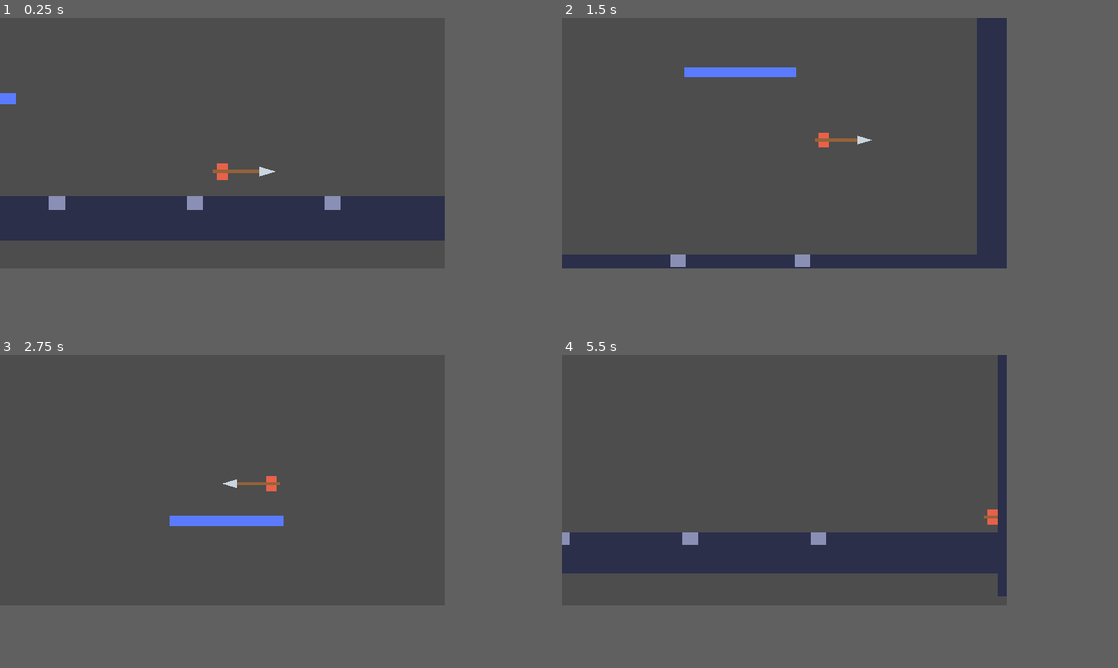
Above: before the commit, frames 1-4 (two rows, left to right).
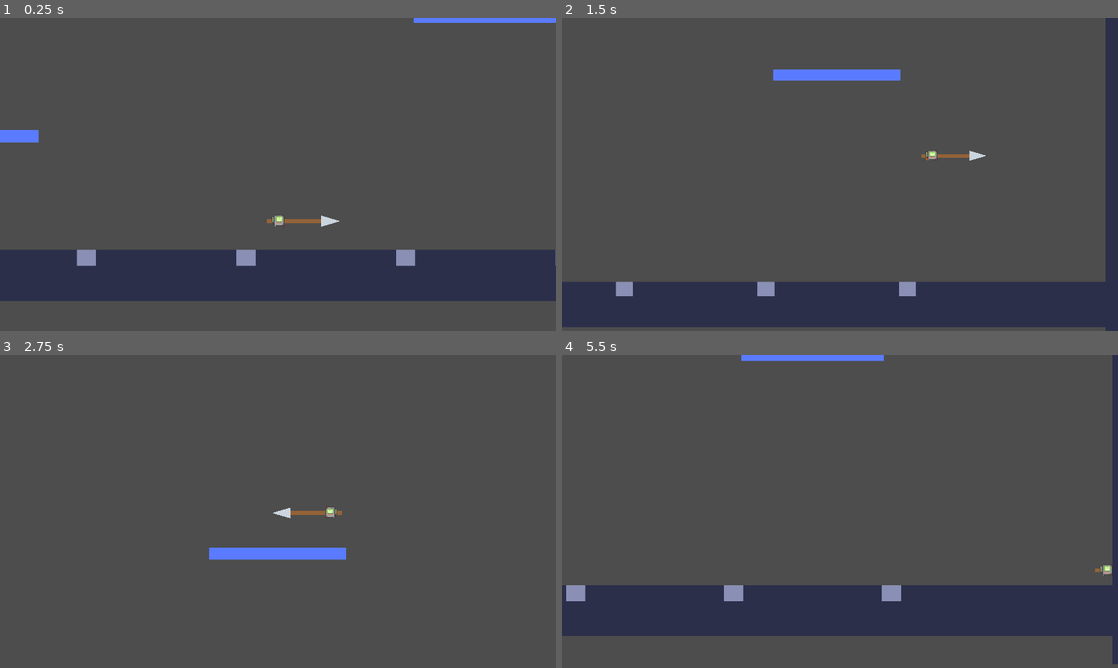
Above: after the commit, the same moments.

Repository: danpokhrel/Prototype3
Game: Godot game, scene res://scenes/main.tscn
The game is run twice, just before and just after one commit, with the same random seed, the same clock (stepped at 60 frames per second) and the same inputs.
Inputs (mouse positions are in pixels of both pictures, inside the frame that each line leads up to):
- Up to frame 1 (0.25 s): no input
- Up to frame 2 (1.5 s): move the mouse to (884, 130) at 0.52 s; hold D (move_right) from 0.53 s (still down); tap Shift (dash) at 0.6, 1.35 s; click (884, 130) at 0.67 s; tap Space (jump) at 0.77, 1.07 s; move the mouse to (695, 155) at 1.27 s
- Up to frame 3 (2.75 s): tap Space (jump) at 1.52, 1.82 s; move the mouse to (266, 423) at 2.02 s; release D (move_right) at 2.03 s; hold A (move_left) from 2.03 s (still down); tap Shift (dash) at 2.1 s
- Up to frame 4 (5.5 s): move the mouse to (762, 530) at 2.77 s; release A (move_left) at 2.78 s; hold D (move_right) 2.78-4.28 s; tap Shift (dash) every 0.75 s from 2.85 to 5.1 s; click (762, 530) at 2.92 s; tap Space (jump) at 3.02, 3.32, 3.77, 4.07, 4.52, 4.82 s; move the mouse to (917, 517) at 3.52 s; move the mouse to (650, 442) at 4.27 s; hold A (move_left) 4.28-5.03 s; move the mouse to (806, 480) at 5.02 s; hold D (move_right) from 5.03 s (still down); click (806, 480) at 5.17 s
In our replay, the window is 640x360 before the commit and 800x450 after it. These sizes can differ from the game's own. Grey fills any space a smaller window leaves; there, only what the larger window draws over its background counts as a difference.

The runs differ from the first frame. In frame 1, 29% of the frame differs, in the area x 0-100%, y 0-91%; in frame 2, 25%; in frame 3, 2.1%; in frame 4, 29%, in the area x 0-100%, y 0-99%.

Commit message:
Added player sprite + adjusted camera
- Created animation sprite for player, with script
- Included tilemap layer with tileset
- Adjusted camera settings to accommodate for smaller sprite
- Moved all scripts to folder
- Increased game screen size

Diff:
--- a/project.godot
+++ b/project.godot
@@ -16,8 +16,8 @@
 
 [display]
 
-window/size/viewport_width=640
-window/size/viewport_height=360
+window/size/viewport_width=1920
+window/size/viewport_height=1080
 window/stretch/mode="viewport"
 window/stretch/scale_mode="integer"
 
@@ -56,5 +56,6 @@
 
 [rendering]
 
+textures/canvas_textures/default_texture_filter=0
 renderer/rendering_method="gl_compatibility"
 renderer/rendering_method.mobile="gl_compatibility"
--- a/scenes/main.tscn
+++ b/scenes/main.tscn
@@ -1,11 +1,69 @@
 [gd_scene format=3 uid="uid://bw6b1cfyrd1kc"]
 
-[ext_resource type="PackedScene" path="res://scenes/player.tscn" id="1_player"]
+[ext_resource type="PackedScene" uid="uid://c7kwgrdj2aytp" path="res://scenes/player.tscn" id="1_player"]
 [ext_resource type="Script" uid="uid://cssfrhj70r03i" path="res://scripts/level.gd" id="2_level"]
-[ext_resource type="Script" uid="uid://de3i0nw1lp21m" path="res://scenes/spear.gd" id="3_spear"]
-[ext_resource type="Script" uid="uid://tdfribu4vccb" path="res://scenes/static_body_2d.gd" id="4_static"]
+[ext_resource type="Script" uid="uid://de3i0nw1lp21m" path="res://scripts/spear.gd" id="3_spear"]
+[ext_resource type="Script" uid="uid://tdfribu4vccb" path="res://scripts/static_body_2d.gd" id="4_static"]
 [ext_resource type="Script" uid="uid://ce6kbgaia7nlr" path="res://scripts/player_camera.gd" id="5_camera"]
+[ext_resource type="Texture2D" uid="uid://c2enj8krddotd" path="res://assets/Robot player sprite.png" id="5_o6xl0"]
 [ext_resource type="PackedScene" path="res://scenes/level_layout.tscn" id="6_layout"]
+[ext_resource type="Script" uid="uid://dgdexq5ux7m0s" path="res://scripts/animations.gd" id="6_tipki"]
+[ext_resource type="Texture2D" uid="uid://07ccptm63r87" path="res://assets/tileset berserk.png" id="7_85g3d"]
+
+[sub_resource type="AtlasTexture" id="AtlasTexture_choun"]
+atlas = ExtResource("5_o6xl0")
+region = Rect2(16, 0, 16, 16)
+
+[sub_resource type="AtlasTexture" id="AtlasTexture_tipki"]
+atlas = ExtResource("5_o6xl0")
+region = Rect2(0, 0, 16, 16)
+
+[sub_resource type="AtlasTexture" id="AtlasTexture_85g3d"]
+atlas = ExtResource("5_o6xl0")
+region = Rect2(0, 16, 16, 16)
+
+[sub_resource type="SpriteFrames" id="SpriteFrames_ha0aq"]
+animations = [{
+"frames": [{
+"duration": 1.0,
+"texture": SubResource("AtlasTexture_choun")
+}],
+"loop": 1,
+"name": &"Jetpack",
+"speed": 5.0
+}, {
+"frames": [{
+"duration": 1.0,
+"texture": SubResource("AtlasTexture_tipki")
+}, {
+"duration": 1.0,
+"texture": SubResource("AtlasTexture_85g3d")
+}],
+"loop": 1,
+"name": &"Walk",
+"speed": 5.0
+}]
+
+[sub_resource type="TileSetAtlasSource" id="TileSetAtlasSource_choun"]
+texture = ExtResource("7_85g3d")
+0:0/0 = 0
+1:0/0 = 0
+2:0/0 = 0
+3:0/0 = 0
+0:1/0 = 0
+1:1/0 = 0
+2:1/0 = 0
+3:1/0 = 0
+0:2/0 = 0
+1:2/0 = 0
+2:2/0 = 0
+3:2/0 = 0
+0:3/0 = 0
+1:3/0 = 0
+2:3/0 = 0
+
+[sub_resource type="TileSet" id="TileSet_ha0aq"]
+sources/0 = SubResource("TileSetAtlasSource_choun")
 
 [sub_resource type="RectangleShape2D" id="RectangleShape2D_dummy"]
 
@@ -32,6 +90,14 @@
 [node name="Spear" type="Node2D" parent="Platformer Level/Player" unique_id=1004838215]
 script = ExtResource("3_spear")
 
+[node name="AnimatedSprite2D2" type="AnimatedSprite2D" parent="Platformer Level/Player" unique_id=1024077569]
+sprite_frames = SubResource("SpriteFrames_ha0aq")
+animation = &"Walk"
+script = ExtResource("6_tipki")
+
+[node name="TileMapLayer" type="TileMapLayer" parent="Platformer Level" unique_id=1373488426]
+tile_set = SubResource("TileSet_ha0aq")
+
 [node name="Level Layout" parent="Platformer Level" unique_id=1764128550 instance=ExtResource("6_layout")]
 
 [node name="StaticBody2D" type="StaticBody2D" parent="Platformer Level" unique_id=1997429352]
--- a/scenes/player.tscn
+++ b/scenes/player.tscn
@@ -1,18 +1,20 @@
-[gd_scene load_steps=3 format=3]
+[gd_scene format=3 uid="uid://c7kwgrdj2aytp"]
 
-[ext_resource type="Script" path="res://scripts/player.gd" id="1_script"]
-[ext_resource type="Texture2D" path="res://assets/player_placeholder.png" id="2_sprite"]
+[ext_resource type="Script" uid="uid://crqepjmfkqud7" path="res://scripts/player.gd" id="1_script"]
+[ext_resource type="Texture2D" uid="uid://q7mo488u65c5" path="res://assets/player_placeholder.png" id="2_sprite"]
 
 [sub_resource type="RectangleShape2D" id="RectangleShape2D_player"]
-size = Vector2(16.0, 24.0)
+size = Vector2(16, 16)
 
-[node name="Player" type="CharacterBody2D" groups=["player"]]
+[node name="Player" type="CharacterBody2D" unique_id=2066396715 groups=["player"]]
 script = ExtResource("1_script")
 
-[node name="Sprite" type="Sprite2D" parent="."]
+[node name="Sprite" type="Sprite2D" parent="." unique_id=1457133639]
+visible = false
+modulate = Color(0.91, 0.38, 0.29, 1)
+scale = Vector2(1, 1.5)
 texture = ExtResource("2_sprite")
-scale = Vector2(1.0, 1.5)
-modulate = Color(0.91, 0.38, 0.29, 1)
 
-[node name="CollisionShape" type="CollisionShape2D" parent="."]
+[node name="CollisionShape" type="CollisionShape2D" parent="." unique_id=1359669365]
+position = Vector2(0, -1)
 shape = SubResource("RectangleShape2D_player")
--- /dev/null
+++ b/scripts/animations.gd
@@ -0,0 +1,76 @@
+extends AnimatedSprite2D
+
+@export var walk_anim: StringName = &"Walk"
+@export var jetpack_anim: StringName = &"Jetpack"
+@export var idle_anim: StringName = &"idle"
+@export var fall_anim: StringName = &"fall"
+## Set to false if your art is drawn facing left.
+@export var sprite_faces_right: bool = true
+@export var walk_speed_threshold: float = 20.0
+## Upward speed (negative y) needed to count as rising.
+@export var rise_threshold: float = -10.0
+## Walk animation plays faster at higher speed.
+@export var scale_walk_with_speed: bool = true
+
+var player: Player
+var facing: float = 1.0
+
+
+func _ready() -> void:
+	player = get_parent() as Player
+	if player == null:
+		push_error("This sprite must be a direct child of the Player.")
+		set_process(false)
+
+
+func _process(_delta: float) -> void:
+	_update_facing()
+	_update_animation()
+
+
+func _update_facing() -> void:
+	if player.dash_mode == Player.DashMode.HORIZONTAL:
+		facing = player.dash_direction
+	else:
+		var dir: float = Input.get_axis(player.input_left, player.input_right)
+		if dir != 0.0:
+			facing = signf(dir)
+	# Art faces right by default, so flip when facing left.
+	flip_h = (facing < 0.0) == sprite_faces_right
+
+
+func _update_animation() -> void:
+	var on_floor: bool = player.is_on_floor()
+	speed_scale = 1.0
+
+	if not on_floor and player.velocity.y < rise_threshold:
+		_play(jetpack_anim)          # going up only
+	elif on_floor and absf(player.velocity.x) > walk_speed_threshold:
+		_play(walk_anim)
+		if scale_walk_with_speed:
+			speed_scale = clampf(absf(player.velocity.x) / player.max_speed, 0.6, 1.5)
+	elif on_floor:
+		if sprite_frames.has_animation(idle_anim):
+			_play(idle_anim)
+		else:
+			# No idle animation: hold the first walk frame.
+			animation = walk_anim
+			frame = 0
+			pause()
+	else:
+		# Airborne and not rising: falling or hovering at the apex.
+		if sprite_frames.has_animation(fall_anim):
+			_play(fall_anim)
+		else:
+			animation = walk_anim
+			frame = 0
+			pause()
+
+
+func _play(anim: StringName) -> void:
+	if not sprite_frames.has_animation(anim):
+		return
+	if animation != anim:
+		play(anim)
+	elif not is_playing():
+		play()
--- a/scripts/player_camera.gd
+++ b/scripts/player_camera.gd
@@ -7,13 +7,13 @@
 
 ## Zoom range: at rest the zoom is zoom_at_rest; at zoom_speed_ref it is
 ## zoom_at_top_speed.
-@export var zoom_at_rest: float = 1.0
+@export var zoom_at_rest: float = 4.0
 @export var zoom_at_top_speed: float = 0.85
-@export var zoom_speed_ref: float = 550.0
+@export var zoom_speed_ref: float = 800.0
 @export var zoom_smoothing: float = 4.0
 
 ## Lookahead: the camera drifts this many pixels in the movement direction.
-@export var lookahead_distance: float = 90.0
+@export var lookahead_distance: float = 45.0
 @export var lookahead_smoothing: float = 3.0
 
 ## Shake on hard landings and dashes.
Binary file added: assets/Robot player sprite.png
Not shown, added: assets/Robot player sprite.png.import
Binary file added: assets/tileset berserk.png
Not shown, added: assets/tileset berserk.png.import
Not shown, added: scripts/animations.gd.uid
Renamed: scenes/spear.gd -> scripts/spear.gd
Renamed: scenes/spear.gd.uid -> scripts/spear.gd.uid
Renamed: scenes/static_body_2d.gd -> scripts/static_body_2d.gd
Renamed: scenes/static_body_2d.gd.uid -> scripts/static_body_2d.gd.uid
